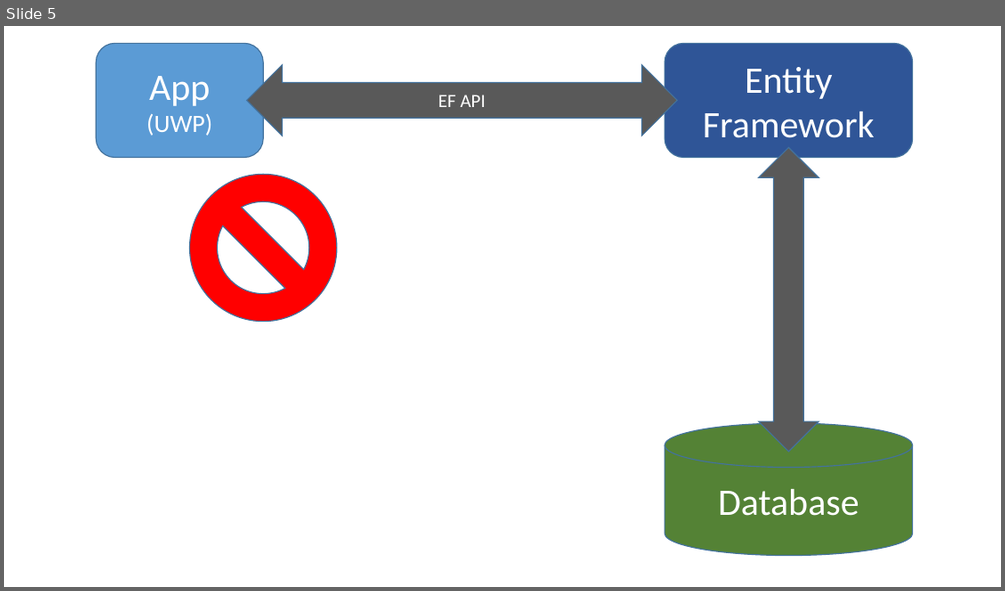
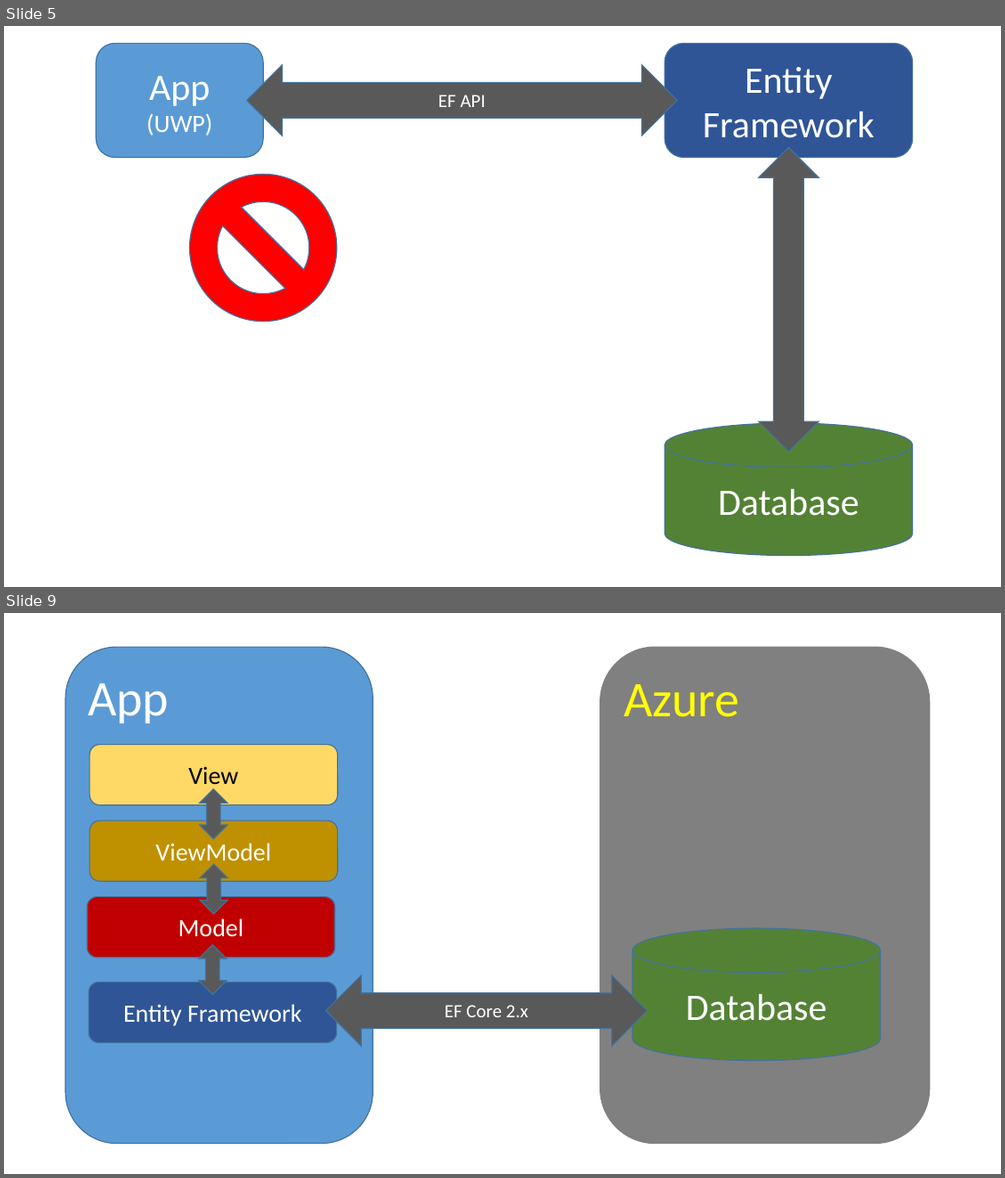
Before and after one commit to perl-easj/OOProg, a slide deck: Chap/Persist/Presentations/PersistencyGeneral.pptx. Shown one above the other, each under a label of ours: slide 5 before the commit, slides 5 and 9 after it; the slides between them are not shown. The pictures are 1005x591 and 1005x1178 pixels, drawn with LibreOffice and Linux fonts; fonts in the diff are those of the drawing. Boxes give left, top, right and bottom in pixels: in the first picture for what was removed or moved away, otherwise in the second. Text is boxed around its words. In the diff, an @@ line names an element or a change of style, - is before the commit and + after.

```diff
--- a/Chap/Persist/Presentations/PersistencyGeneral.pptx
+++ b/Chap/Persist/Presentations/PersistencyGeneral.pptx
@@ slide 9 added at (x1=4, y1=613, x2=1001, y2=1174), background #FFFFFF @@
@@ rounded rectangle added at (x1=65, y1=647, x2=372, y2=1143), fill #5B9BD5, outline #43739E 1 pt, 48 pt, text #FFFFFF @@
+App
@@ rounded rectangle added at (x1=600, y1=647, x2=930, y2=1143), fill #808080, outline #808080 1 pt, 48 pt, text #FFFF00 @@
+Azure
@@ rounded rectangle added at (x1=90, y1=745, x2=339, y2=805), fill #FFD966, outline #43739E 1 pt, 24 pt, text #000000 @@
+View
@@ up down arrow added at (x1=200, y1=788, x2=227, y2=839), fill #595959, outline #43739E 1 pt @@
@@ rounded rectangle added at (x1=90, y1=821, x2=339, y2=882), fill #BF9000, outline #43739E 1 pt, 24 pt, text #FFFFFF @@
+ViewModel
@@ up down arrow added at (x1=200, y1=864, x2=227, y2=915), fill #595959, outline #43739E 1 pt @@
@@ rounded rectangle added at (x1=87, y1=896, x2=335, y2=957), fill #C00000, outline #43739E 1 pt, 24 pt, text #FFFFFF @@
+Model
@@ cylinder added at (x1=632, y1=929, x2=881, y2=1061), fill #548235, outline #43739E 1 pt, 36 pt, text #FFFFFF @@
+Database
@@ up down arrow added at (x1=199, y1=944, x2=226, y2=995), fill #595959, outline #43739E 1 pt @@
@@ rounded rectangle added at (x1=89, y1=981, x2=337, y2=1042), fill #2F5597, outline #43739E 1 pt, 24 pt, text #FFFFFF @@
+Entity Framework
@@ left right arrow added at (x1=325, y1=975, x2=647, y2=1046), fill #595959, outline #43739E 1 pt, 18 pt, text #FFFFFF @@
+EF Core 2.x
```
Also in this commit, not shown: 1 slide changed, 2 other slides added, 11 slides removed, 2 other files.
